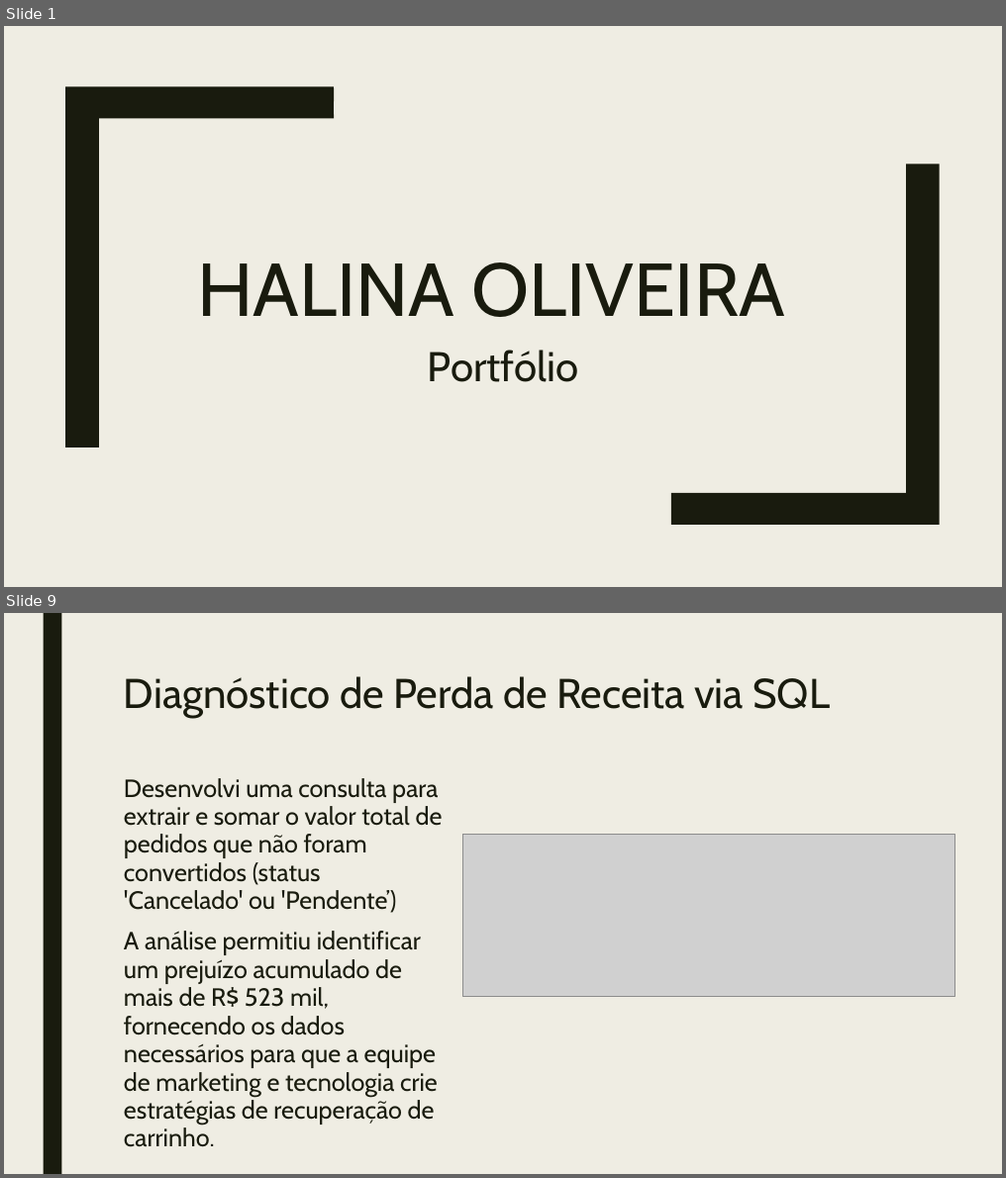
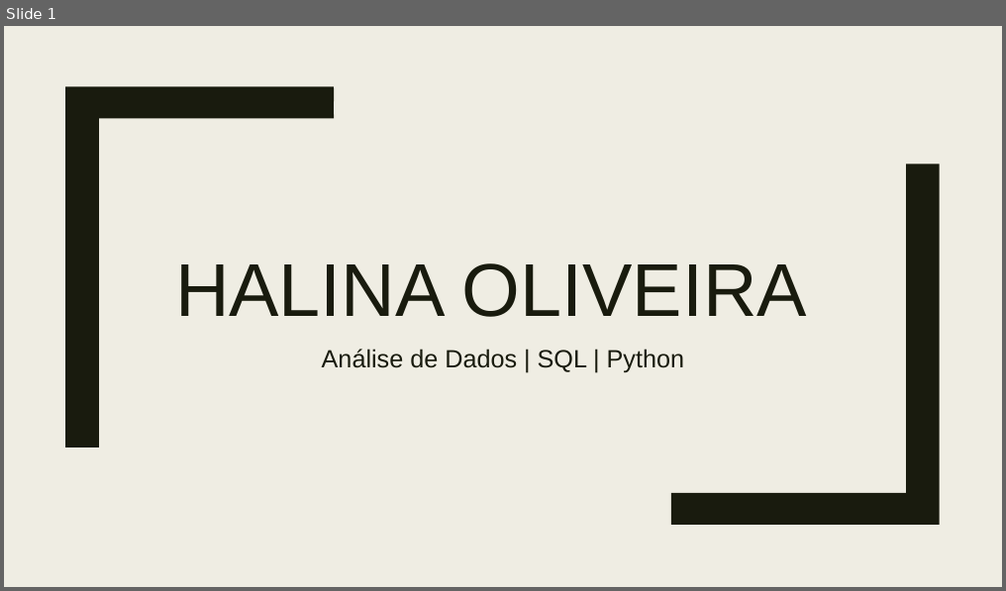
Before and after one commit to Halina23/Portfolio-Halina-Oliveira, a slide deck: Halina Oliveira.Portfolio.pptx. Shown one above the other, each under a label of ours: slides 1 and 9 before the commit, slide 1 after it; the slides between them are not shown. The pictures are 1006x1178 and 1006x591 pixels, drawn with LibreOffice and Linux fonts; fonts in the diff are those of the drawing; grey boxes stand for pictures. Boxes give left, top, right and bottom in pixels: in the first picture for what was removed or moved away, otherwise in the second. Text is boxed around its words. In the diff, an @@ line names an element or a change of style, - is before the commit and + after.

```diff
--- a/Halina Oliveira.Portfolio.pptx
+++ b/Halina Oliveira.Portfolio.pptx
@@ slide 9 removed at (x1=4, y1=613, x2=1002, y2=1174), background #EFEDE3 @@
@@ rectangle removed at (x1=43, y1=613, x2=61, y2=1174) @@
@@ title removed at (x1=124, y1=676, x2=830, y2=718) @@
-Diagnóstico de Perda de Receita via SQL
@@ text removed at (x1=124, y1=778, x2=443, y2=1125) @@
-Desenvolvi uma consulta para extrair e somar o valor total de pedidos que não foram convertidos (status 'Cancelado' ou 'Pendente’)
-A análise permitiu identificar um prejuízo acumulado de mais de R$ 523 mil, fornecendo os dados necessários para que a equipe de marketing e tecnologia crie estratégias de recuperação de carrinho.
@@ picture removed at (x1=463, y1=834, x2=955, y2=996) @@
@@ slide 1 changed as well @@
@@ title "HALINA OLIVEIRA" at (x1=175, y1=264, x2=807, y2=317): font Cabin to Arial @@
@@ subtitle at (x1=322, y1=349, x2=684, y2=373): text changed; size 40 to 24 pt; font Cabin to Arial @@
-Portfólio
+Análise de Dados | SQL | Python
```
Also in this commit, not shown: 4 other slides changed, 9 slides added, 6 other slides removed.
